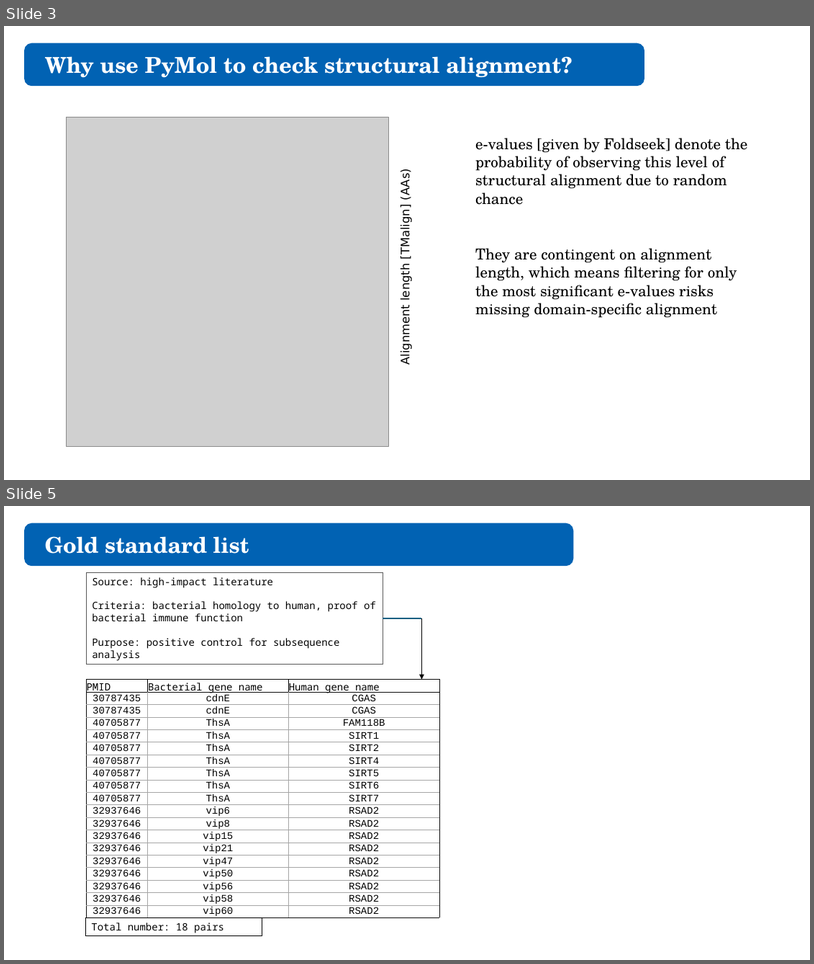
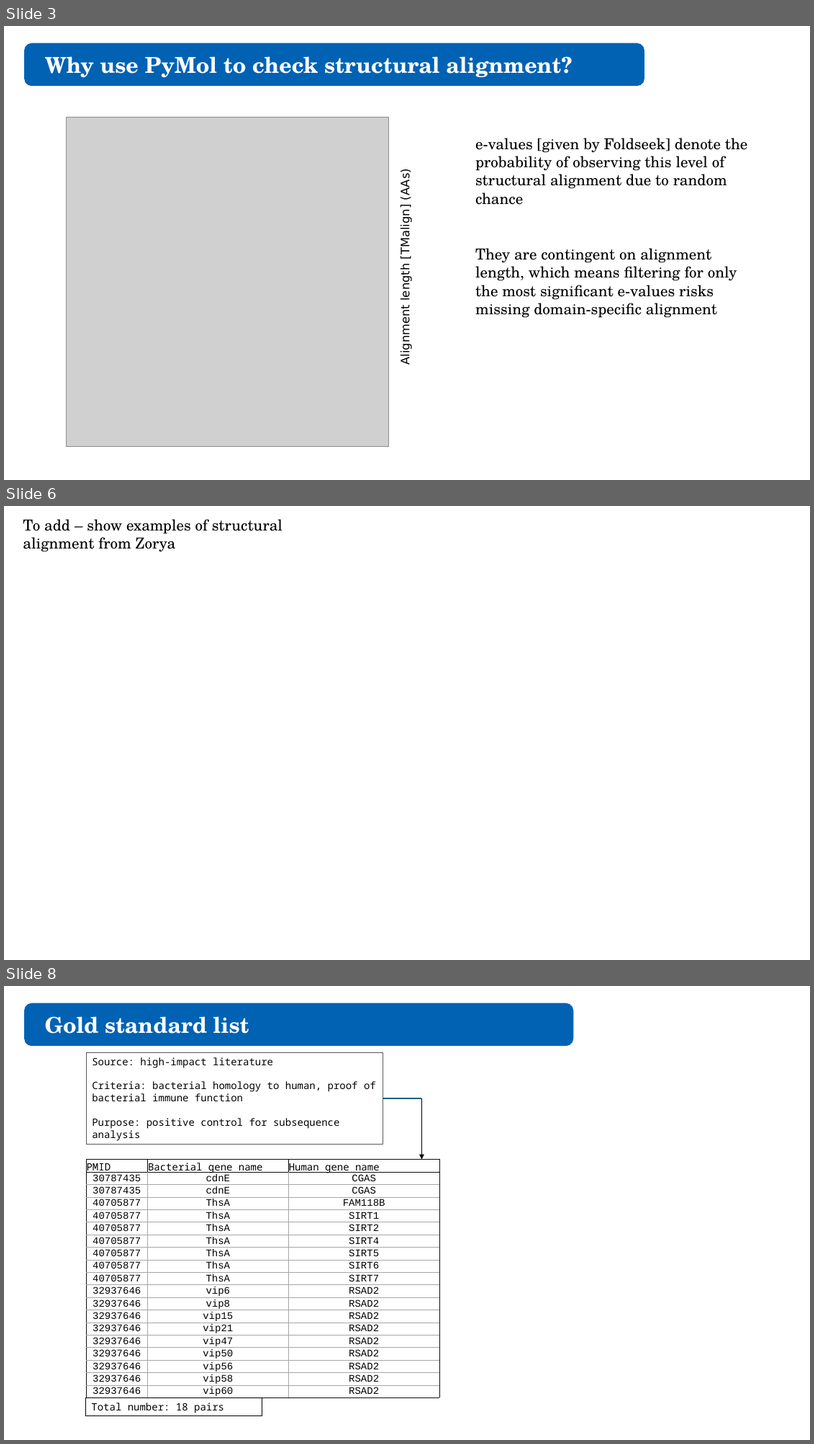
Before and after one commit to juliandeanmoran/BISSH, a slide deck: reports/2026-04-10_projectUpdate_2_jmoran.pptx. Shown one above the other, each under a label of ours: slides 3 and 5 before the commit, slides 3, 6 and 8 after it; the slides between them are not shown. The pictures are 814x964 and 814x1444 pixels, drawn with LibreOffice and Linux fonts; fonts in the diff are those of the drawing; grey boxes stand for pictures. Boxes give left, top, right and bottom in pixels: in the first picture for what was removed or moved away, otherwise in the second. Text is boxed around its words. In the diff, an @@ line names an element or a change of style, - is before the commit and + after.

Commit message:
Regenerated PyMol plots for Zorya. Wrote out results as .tsv.

```diff
--- a/reports/2026-04-10_projectUpdate_2_jmoran.pptx
+++ b/reports/2026-04-10_projectUpdate_2_jmoran.pptx
@@ slide 6 added at <box>4,506,810,960</box>, background #FFFFFF @@
@@ text added at <box>23,519,283,552</box>, 18 pt, text #000000 @@
+To add – show examples of structural alignment from Zorya
@@ what was slide 5 is now slide 8 @@
```
Also in this commit, not shown: 1 slide changed, 2 other slides added, 26 other files.
